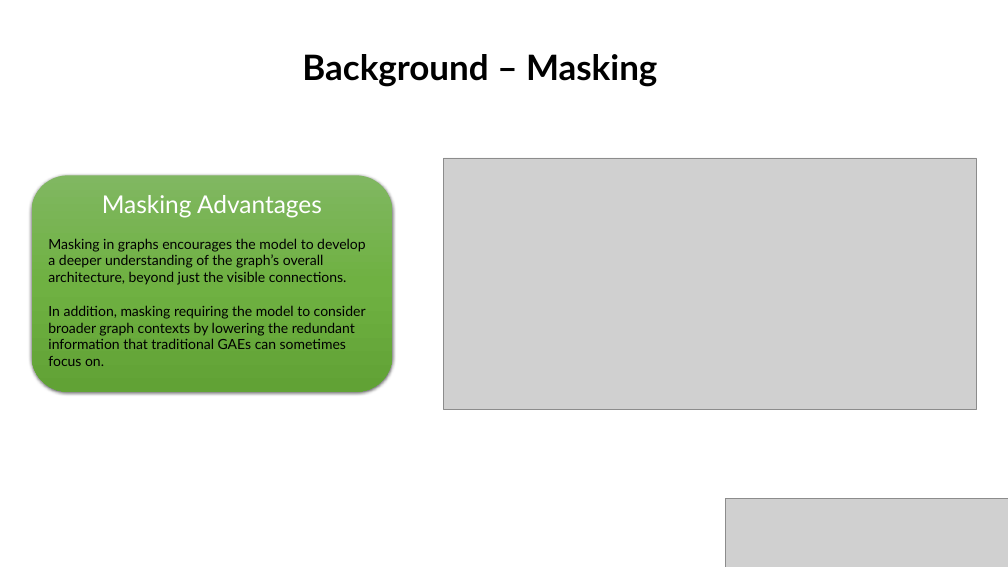
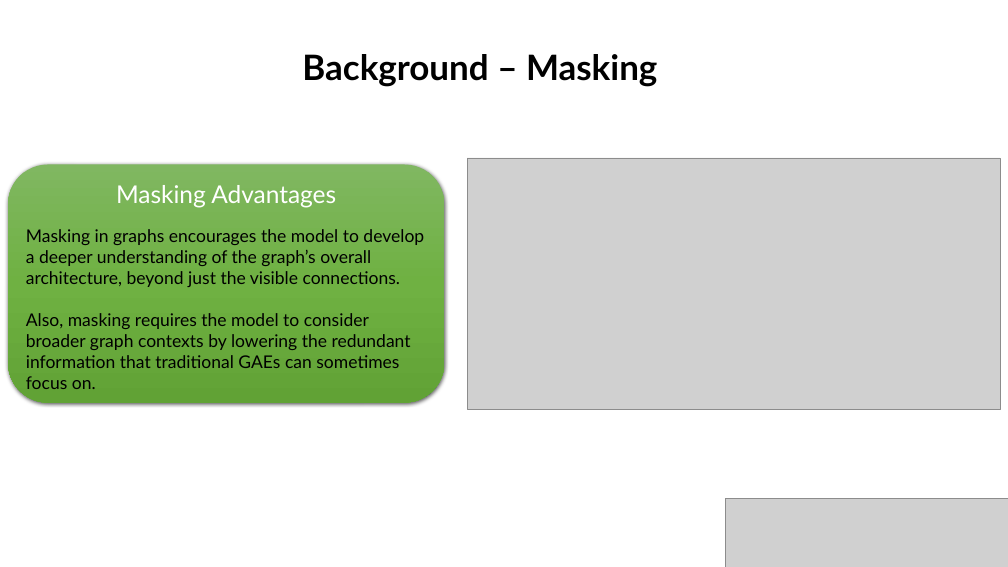
Before and after one commit to gilseg10/BraudeProject, a slide deck: slide 7 of Graph reconstruction with MaskGAE_.pptx. Drawn at 1008x567 pixels with LibreOffice and Linux fonts; fonts in the diff are those of the drawing; grey boxes stand for pictures; background and template pictures are left out. Boxes give left, top, right and bottom in pixels: in the first picture for what was removed or moved away, otherwise in the second. Text is boxed around its words. In the diff, an @@ line names an element or a change of style, - is before the commit and + after.

```diff
--- a/Graph reconstruction with MaskGAE_.pptx
+++ b/Graph reconstruction with MaskGAE_.pptx
@@ rounded rectangle "Masking Advantages": place and size @@
-rounded rectangle "Masking Advantages" at [32,175,392,391]
+rounded rectangle "Masking Advantages" at [8,164,444,403]
@@ picture: place and size @@
-picture at [444,158,976,410]
+picture at [467,158,1000,410]
@@ text in rounded rectangle at [26,229,424,287]: size 16 to 20 pt in "Masking in graphs encourages the model to ..." @@
@@ text in rounded rectangle at [26,313,411,389]: text changed; size 16 to 20 pt @@
-In addition, masking requiring the model to consider broader graph contexts by lowering the redundant information that traditional GAEs can sometimes focus on.
+Also, masking requires the model to consider broader graph contexts by lowering the redundant information that traditional GAEs can sometimes focus on.
```
Also in this commit, not shown: 13 other slides changed, 1 slide added, 1 other file.
